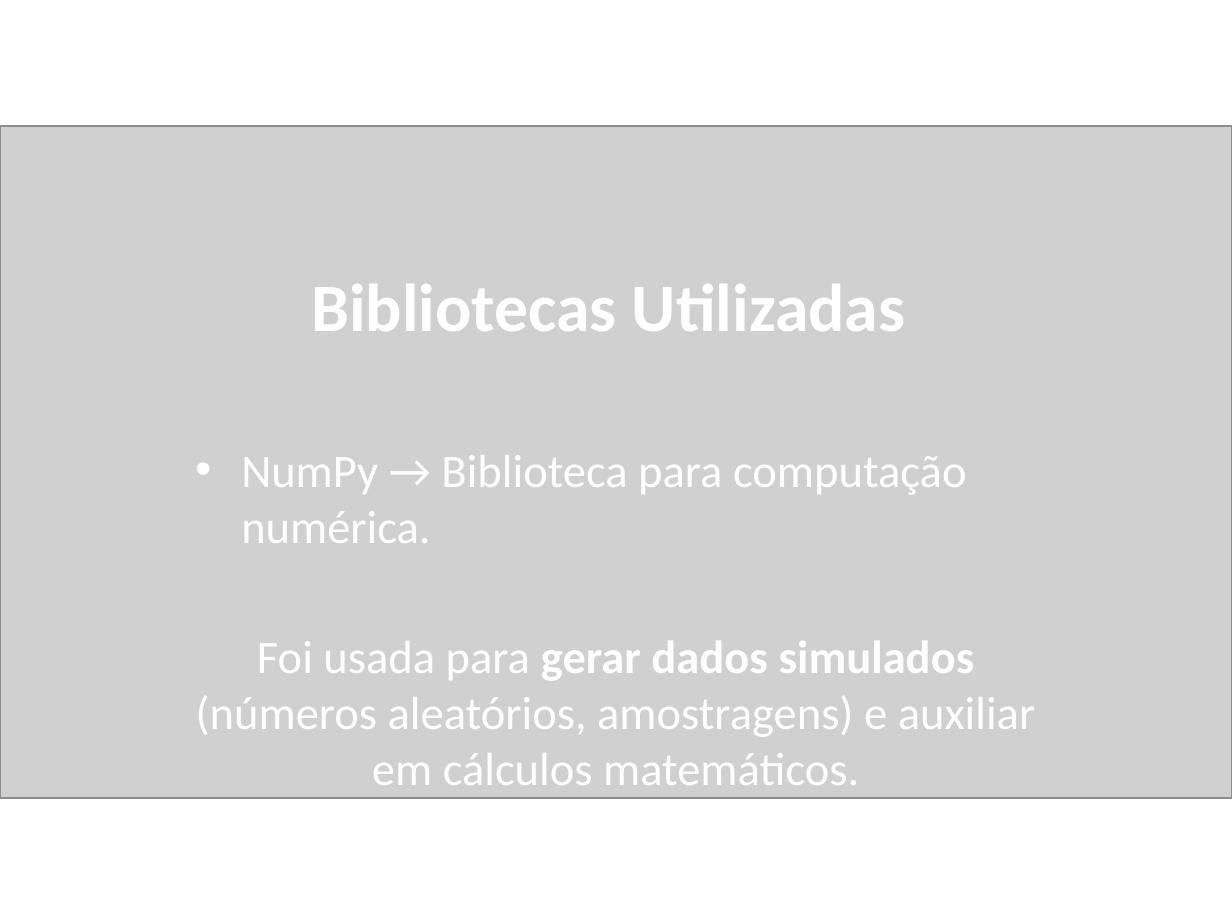
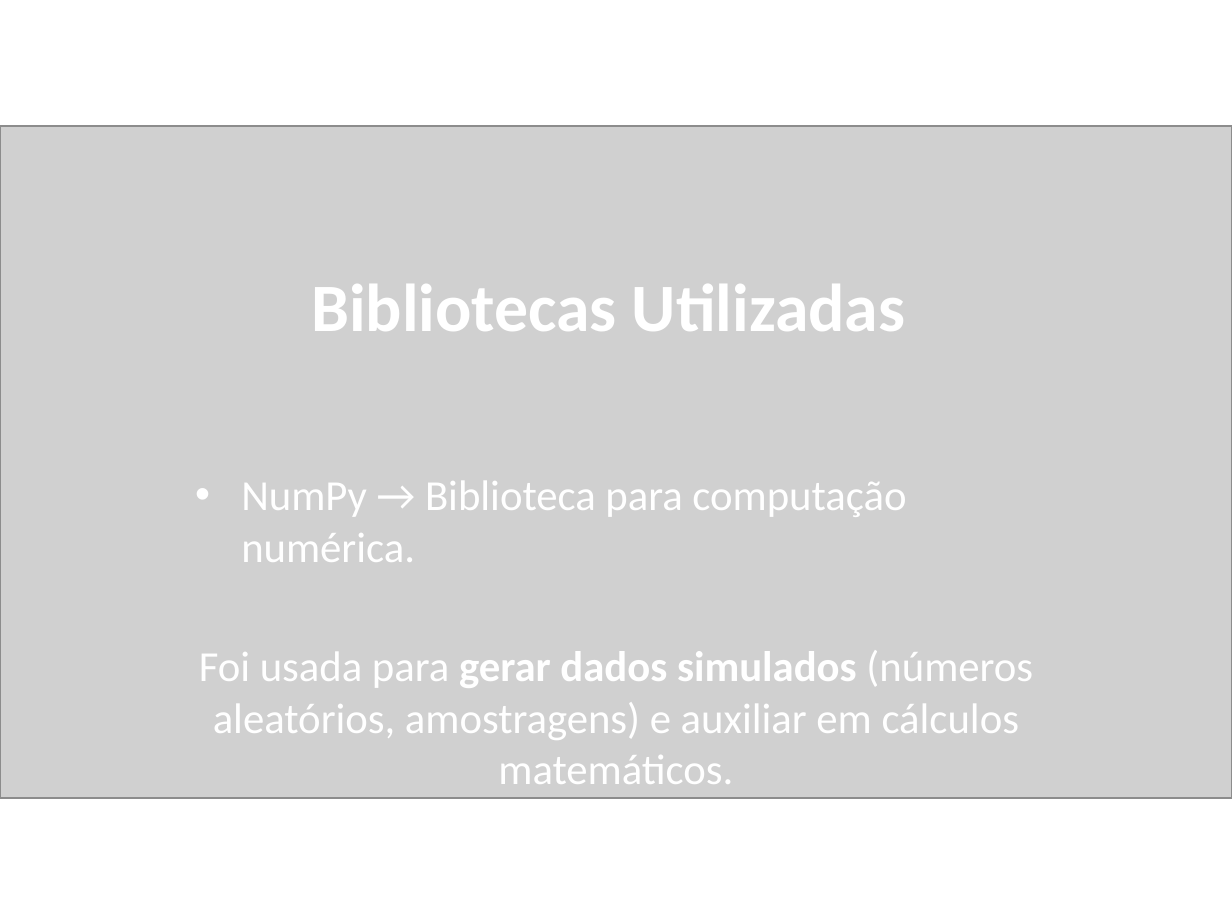
Before and after one commit to projetosapre/SapreProject, a slide deck: slide 8 of Dashboard_SAPRE.pptx (slide 7 before the commit). Drawn at 1232x924 pixels with LibreOffice and Linux fonts; fonts in the diff are those of the drawing; grey boxes stand for pictures. Boxes give left, top, right and bottom in pixels: in the first picture for what was removed or moved away, otherwise in the second. Text is boxed around its words. In the diff, an @@ line names an element or a change of style, - is before the commit and + after.

```diff
--- a/Dashboard_SAPRE.pptx
+++ b/Dashboard_SAPRE.pptx
@@ text "NumPy → Biblioteca para computação ...": place and size @@
-text "NumPy → Biblioteca para computação ..." at [196,455,1035,785]
+text "NumPy → Biblioteca para computação ..." at [199,481,1033,784]
@@ text "NumPy → Biblioteca para computação ..." at [199,481,1033,784]: size 27.2 to 25 pt @@
```
Also in this commit, not shown: 8 other slides changed, 2 slides added.
